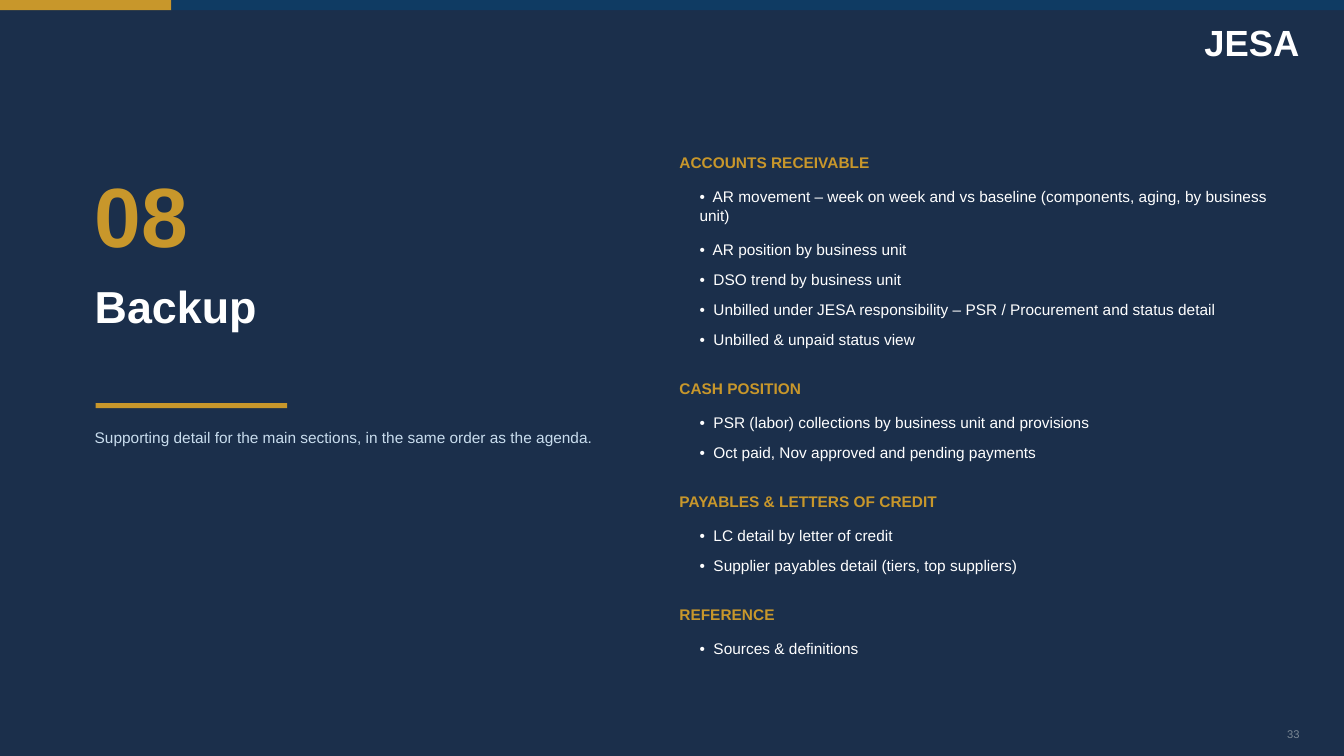
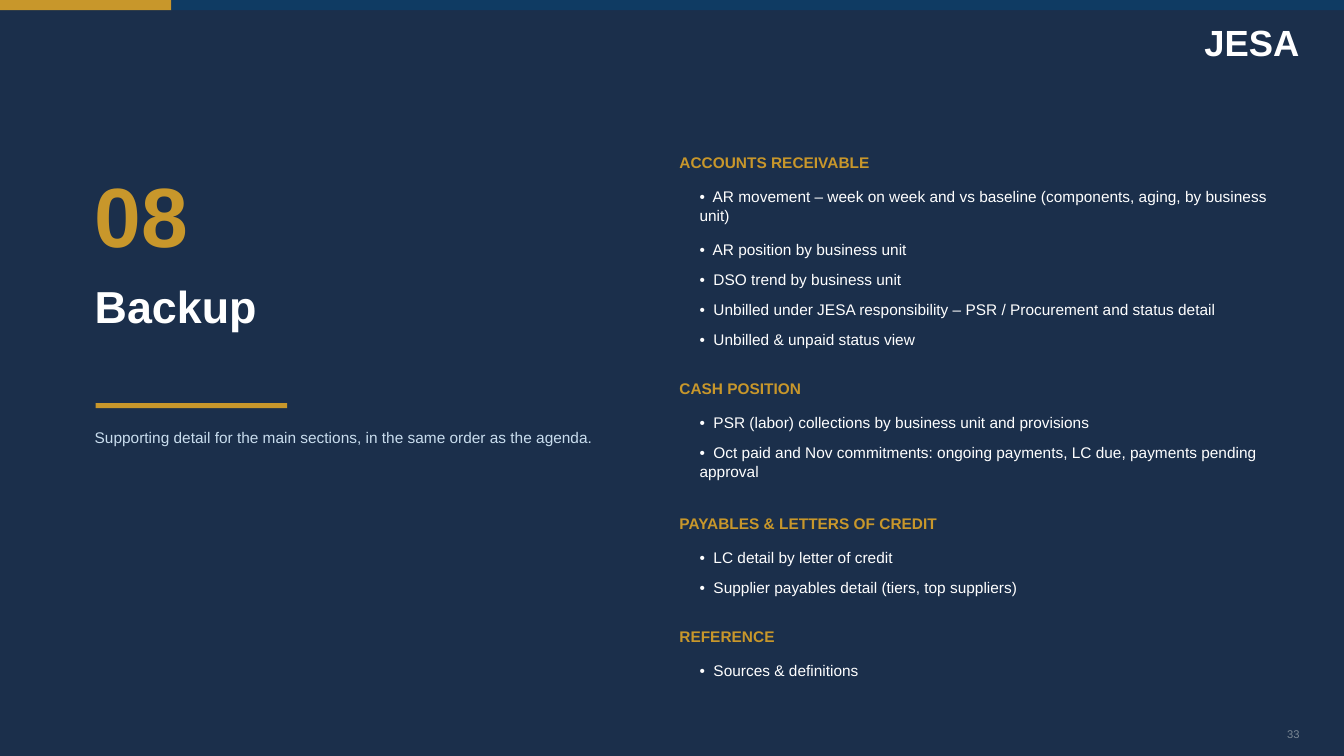
Before and after one commit to cherkaouihassan-art/Skills-Repo, a slide deck: slide 33 of weekly-ar-cash-deck/output/JESA_AR_Cash_Position_Nov_W3_2026-11-18.pptx. Drawn at 1344x756 pixels with LibreOffice and Linux fonts; fonts in the diff are those of the drawing. Boxes give left, top, right and bottom in pixels: in the first picture for what was removed or moved away, otherwise in the second. Text is boxed around its words. In the diff, an @@ line names an element or a change of style, - is before the commit and + after.

```diff
--- a/weekly-ar-cash-deck/output/JESA_AR_Cash_Position_Nov_W3_2026-11-18.pptx
+++ b/weekly-ar-cash-deck/output/JESA_AR_Cash_Position_Nov_W3_2026-11-18.pptx
@@ text at [700, 447, 1256, 480]: text changed @@
-• Oct paid, Nov approved and pending payments
+• Oct paid and Nov commitments: ongoing payments, LC due, payments pending approval
@@ 5 texts: place and size @@
-5 texts at [679, 496, 1017, 654]
+5 texts at [679, 518, 1017, 676]
```
Also in this commit, not shown: 4 other slides changed, 6 other files.
